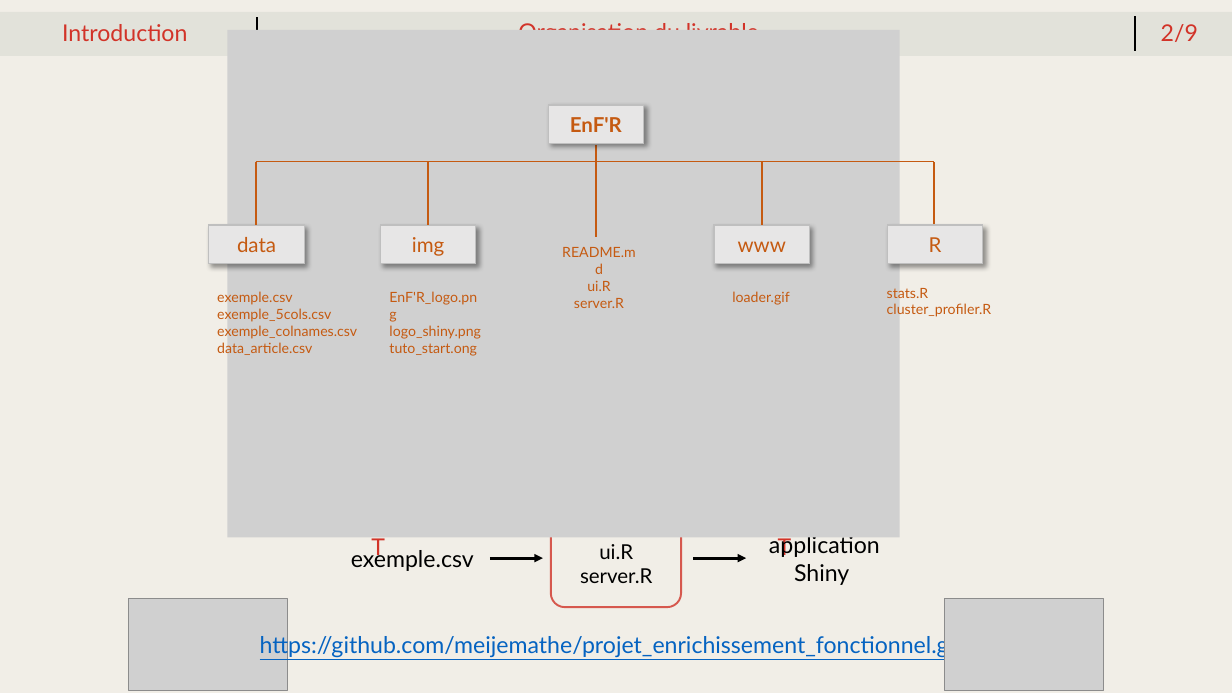
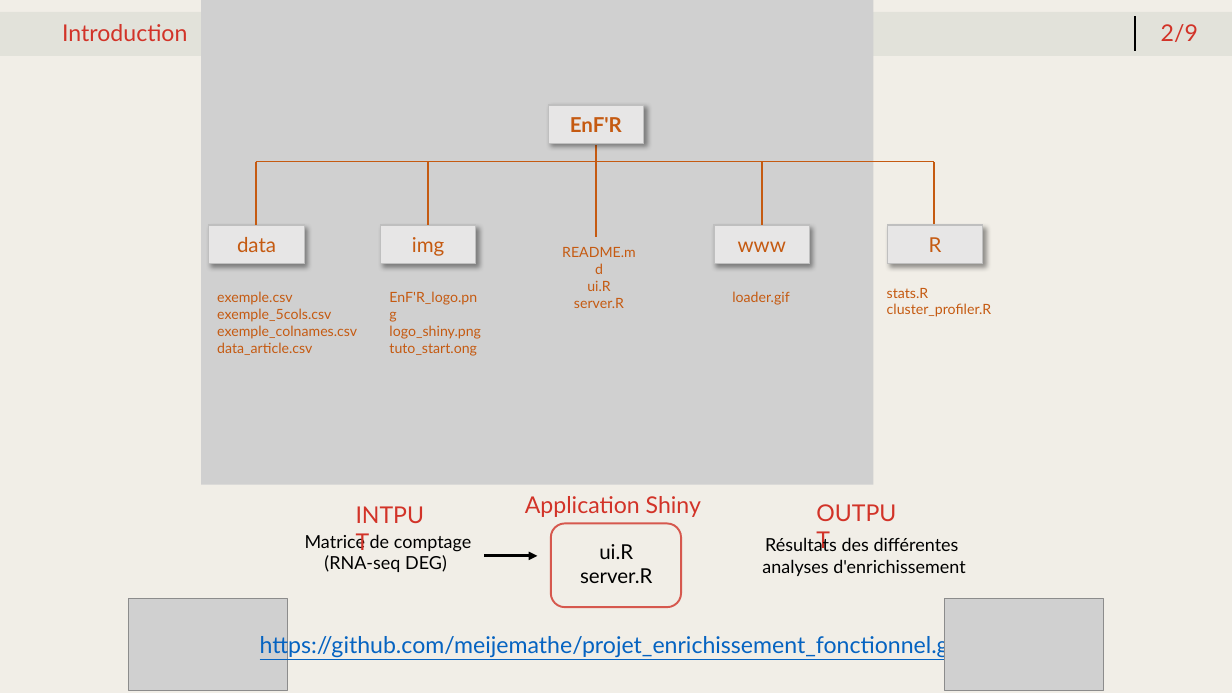
Before and after one commit to meijemathe/projet_enrichissement_fonctionnel, a slide deck: slide 3 of presentation/Projet_enrichissement_shiny.pptx. Drawn at 1232x693 pixels with LibreOffice and Linux fonts; fonts in the diff are those of the drawing; grey boxes stand for pictures. Boxes give left, top, right and bottom in pixels: in the first picture for what was removed or moved away, otherwise in the second. Text is boxed around its words. In the diff, an @@ line names an element or a change of style, - is before the commit and + after.

```diff
--- a/presentation/Projet_enrichissement_shiny.pptx
+++ b/presentation/Projet_enrichissement_shiny.pptx
@@ picture: place and size @@
-picture at <box>227,30,900,537</box>
+picture at <box>201,0,874,484</box>
@@ line removed from (258, 18) to (258, 52) @@
@@ text removed at <box>518,23,759,30</box> @@
-Organisation du livrable
@@ text "INTPUT": place and size @@
-text "INTPUT" at <box>362,500,456,537</box>
+text "INTPUT" at <box>347,495,440,532</box>
@@ text at <box>525,496,701,517</box>: text changed; text colour #000000 to #D23328 @@
-application
-Shiny
+Application Shiny
@@ text "OUTPUT": place and size @@
-text "OUTPUT" at <box>769,500,870,537</box>
+text "OUTPUT" at <box>808,494,909,531</box>
@@ text at <box>305,533,472,572</box>: text changed; size 18 to 14 pt @@
-exemple.csv
+Matrice de comptage
+(RNA-seq DEG)
@@ text added at <box>762,537,965,576</box>, 14 pt, text #000000 @@
+Résultats des différentes
+analyses d'enrichissement
@@ arrow moved from (693, 558) - (747, 558) to (484, 556) - (538, 556) @@
@@ arrow removed from (490, 558) to (543, 558) @@
```
Also in this commit, not shown: 6 other slides changed, 1 other file.
